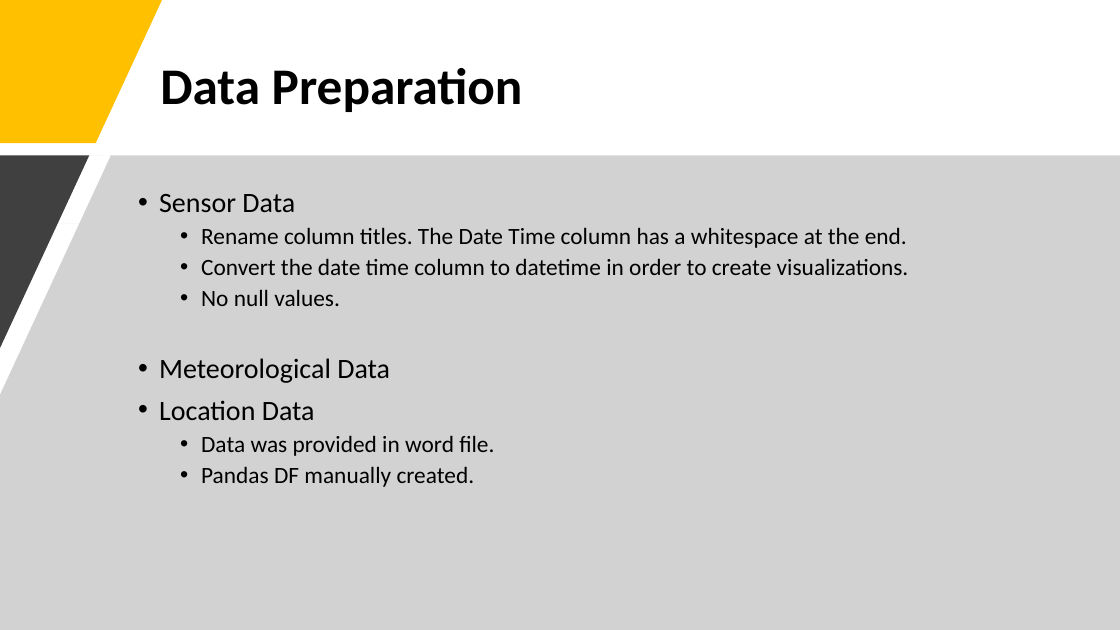
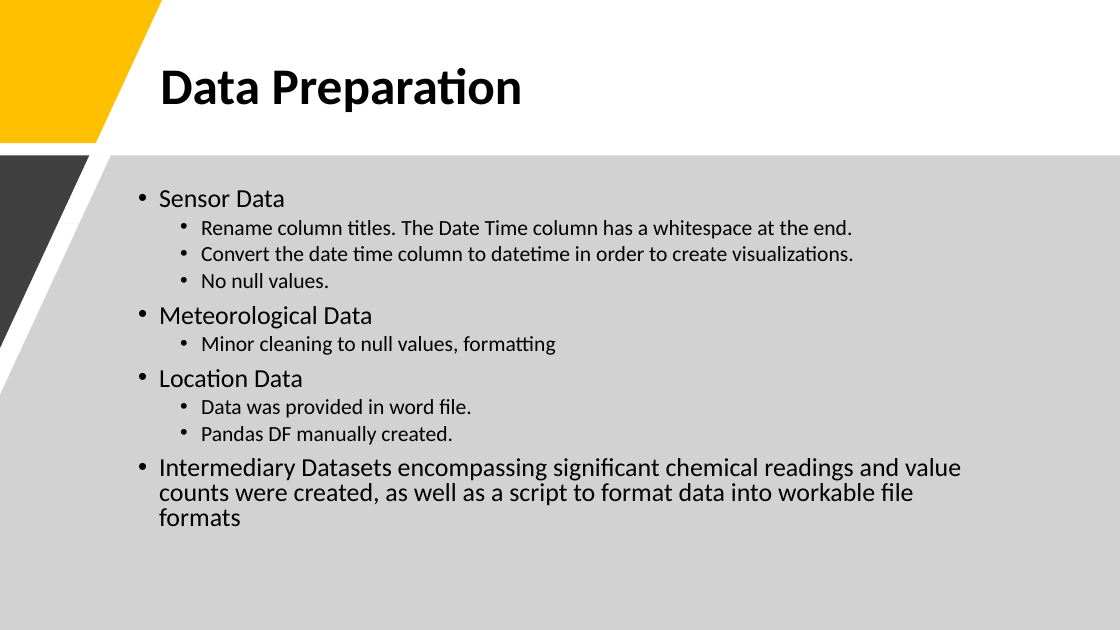
Before and after one commit to j-tice/capstone_final, a slide deck: slide 6 of Capstone Final Project Presentation.pptx (slide 5 before the commit). Drawn at 1120x630 pixels with LibreOffice and Linux fonts; fonts in the diff are those of the drawing. Boxes give left, top, right and bottom in pixels: in the first picture for what was removed or moved away, otherwise in the second. Text is boxed around its words. In the diff, an @@ line names an element or a change of style, - is before the commit and + after.

```diff
--- a/Capstone Final Project Presentation.pptx
+++ b/Capstone Final Project Presentation.pptx
@@ text at (159, 190, 854, 445): size 24 to 22.2 pt in "Sensor Data", "Meteorological Data", "Location Data"; size 20 to 18.5 pt in "Rename column titles. The Date Time column ...", "Convert the date time column to datetime ...", "No null values.", "Data was provided in word file." and 1 more places; line spacing 0.9 to 0.8 @@
@@ text at (201, 336, 555, 355): paragraph added @@
+  • Minor cleaning to null values, formatting
@@ text at (159, 458, 961, 526): paragraph added @@
+• Intermediary Datasets encompassing significant chemical readings and value counts were created, as well as a script to format data into workable file formats
```
Also in this commit, not shown: 3 other slides changed, 9 slides added, 1 slide removed.
